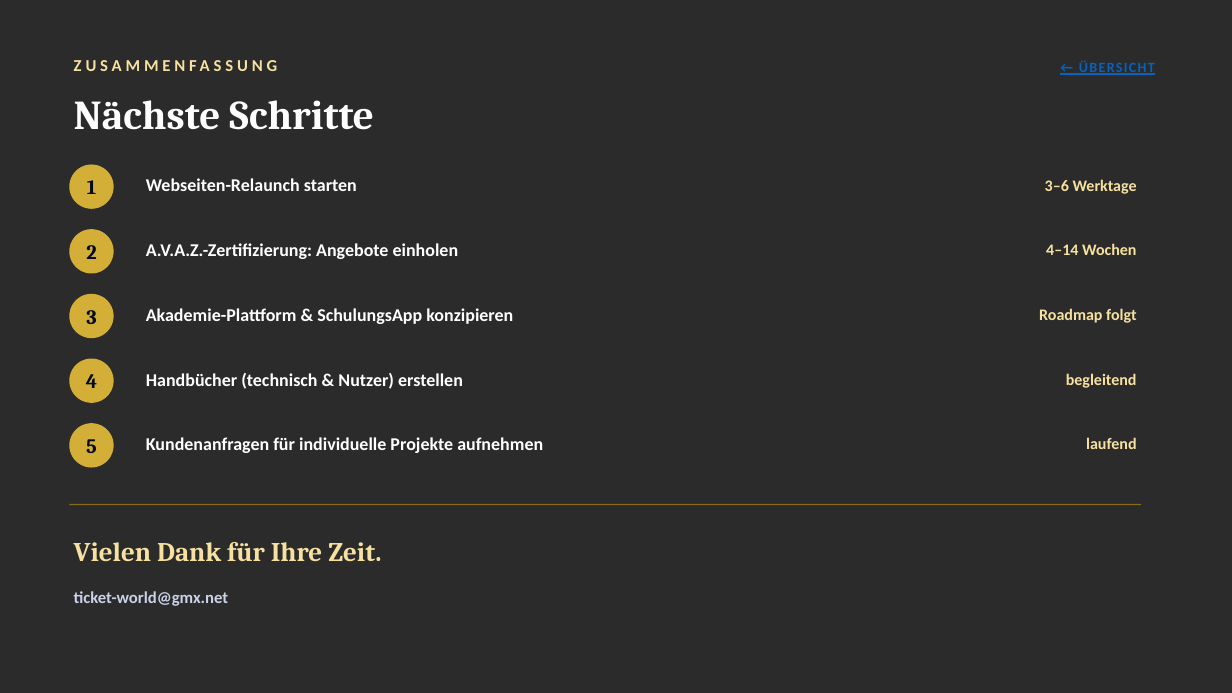
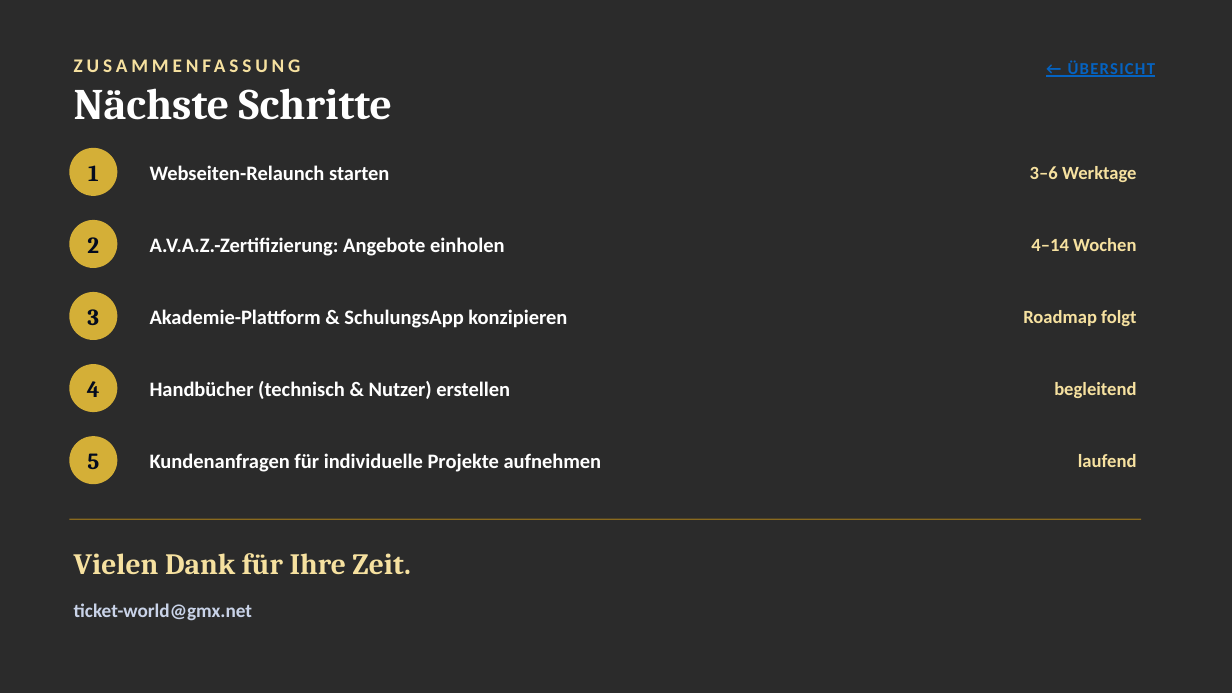
Before and after one commit to ThanosXXL/Thanos, a slide deck: slide 8 of praesentationen/Praesentation_Roadmap_2026.pptx. Drawn at 1232x693 pixels with LibreOffice and Linux fonts; fonts in the diff are those of the drawing; background and template pictures are left out; a plain dark background stands for a picture behind light text. Boxes give left, top, right and bottom in pixels: in the first picture for what was removed or moved away, otherwise in the second. Text is boxed around its words. In the diff, an @@ line names an element or a change of style, - is before the commit and + after.

```diff
--- a/praesentationen/Praesentation_Roadmap_2026.pptx
+++ b/praesentationen/Praesentation_Roadmap_2026.pptx
@@ text "ZUSAMMENFASSUNG" at bbox=[65, 46, 804, 83]: size 13 to 15 pt @@
@@ text "← ÜBERSICHT": place and size @@
-text "← ÜBERSICHT" at bbox=[1079, 60, 1155, 75]
+text "← ÜBERSICHT" at bbox=[1068, 60, 1155, 77]
@@ text "← ÜBERSICHT" at bbox=[1068, 60, 1155, 77]: size 11 to 13 pt @@
@@ text "Nächste Schritte": place and size @@
-text "Nächste Schritte" at bbox=[74, 100, 374, 130]
+text "Nächste Schritte" at bbox=[74, 88, 392, 120]
@@ text "Nächste Schritte" at bbox=[74, 88, 392, 120]: size 32 to 34 pt @@
@@ text "1": place and size @@
-text "1" at bbox=[87, 180, 96, 194]
+text "1" at bbox=[88, 165, 99, 181]
@@ ellipse: place and size @@
-ellipse at bbox=[69, 165, 114, 209]
+ellipse at bbox=[69, 148, 117, 196]
@@ text "Webseiten-Relaunch starten": place and size @@
-text "Webseiten-Relaunch starten" at bbox=[146, 178, 357, 191]
+text "Webseiten-Relaunch starten" at bbox=[150, 165, 389, 180]
@@ text "3–6 Werktage": place and size @@
-text "3–6 Werktage" at bbox=[1045, 179, 1137, 194]
+text "3–6 Werktage" at bbox=[1030, 166, 1137, 182]
@@ text "2": place and size @@
-text "2" at bbox=[86, 245, 96, 259]
+text "2" at bbox=[87, 237, 99, 253]
@@ ellipse: place and size @@
-ellipse at bbox=[69, 229, 114, 274]
+ellipse at bbox=[69, 220, 117, 268]
@@ text "4–14 Wochen": place and size @@
-text "4–14 Wochen" at bbox=[1046, 243, 1136, 255]
+text "4–14 Wochen" at bbox=[1031, 238, 1136, 251]
@@ ellipse: place and size @@
-ellipse at bbox=[69, 359, 114, 403]
+ellipse at bbox=[69, 364, 117, 412]
@@ 3 texts, 1 line, 1 ellipse: place and size @@
-3 texts, 1 line, 1 ellipse at bbox=[69, 423, 1141, 606]
+3 texts, 1 line, 1 ellipse at bbox=[69, 436, 1141, 621]
@@ size 16 to 18 pt in 5 elements at bbox=[87, 309, 99, 325], bbox=[87, 237, 99, 253], bbox=[87, 381, 100, 397], bbox=[88, 165, 99, 181], bbox=[87, 453, 99, 469] @@
@@ size 14 to 16 pt in 5 elements at bbox=[150, 309, 567, 328], bbox=[150, 237, 505, 256], bbox=[150, 381, 510, 399], bbox=[150, 165, 389, 180], bbox=[150, 453, 602, 472] @@
@@ text "Kundenanfragen für individuelle Projekte aufnehmen": place and size @@
-text "Kundenanfragen für individuelle Projekte aufnehmen" at bbox=[146, 437, 543, 453]
+text "Kundenanfragen für individuelle Projekte aufnehmen" at bbox=[150, 453, 602, 472]
@@ size 12.5 to 14.5 pt in 5 elements at bbox=[1023, 310, 1136, 326], bbox=[1031, 238, 1136, 251], bbox=[1054, 382, 1136, 398], bbox=[1030, 166, 1137, 182], bbox=[1078, 454, 1137, 467] @@
@@ text "laufend": place and size @@
-text "laufend" at bbox=[1086, 437, 1136, 449]
+text "laufend" at bbox=[1078, 454, 1137, 467]
@@ text "Vielen Dank für Ihre Zeit." at bbox=[74, 553, 411, 574]: size 21 to 23 pt @@
@@ text "ticket-world@gmx.net" at bbox=[74, 603, 252, 621]: size 13 to 15 pt @@
```
Also in this commit, not shown: 7 other slides changed, 1 other file.
